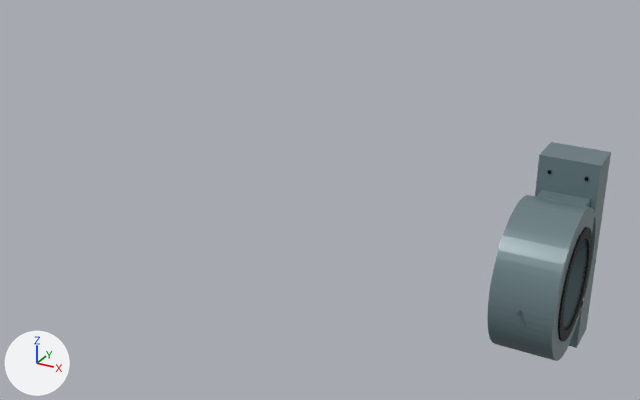
The OBJ model models/main_shaft/main_bearing.obj: old version first, new version second.
One viewpoint serves both versions: a 50 mm camera at (1.46, -6.37, 3.43) aimed at (-2.21, 0.3, 0.09). The lights are fixed; the arrows at lower left show +X, +Y and +Z. The first picture is the older version. Where no turn or scale is listed for an object, it has been applied to the vertices.

The first picture shows 'main_bearing'.
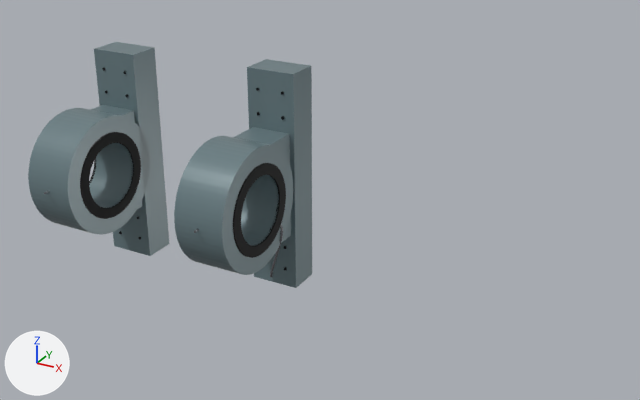
What changed in the scene script:
```text
Change me_main_bearing:
    used by ob_main_bearing; location = (0.0, 0.0, 0.0)
    remove me_main_bearing.from_pydata(...)  # 1178 vertices, 2288 faces; spans x -0.26..0.29, y -0.67..0.8, z -0.85..0.85
    add me_main_bearing.from_pydata(...)  # 2200 vertices, 4288 faces; spans x -5.03..-2.66, y -0.67..1.0, z -1.15..1.15
    me_main_bearing part 1: a new loose piece, a box spanning x -3.21..-2.69, y 0.65..1.0, z -1.15..1.15, in mat_gear_paint (greyish cyan #6b7f85)
    me_main_bearing part 2: the loose piece of 54 vertices spanning x -0.2..0.2, y 0.24..0.8, z -0.55..0.55 is moved by (-4.75, 0.0, 0.0)
    me_main_bearing part 3: a new loose piece, a box spanning x -5.01..-4.49, y 0.49..0.84, z -1.15..1.15, in mat_gear_paint (greyish cyan #6b7f85)
    me_main_bearing part 4: a new loose piece of 256 vertices spanning x -3.21..-2.69, y -0.62..0.62, z -0.62..0.62, in mat_gear_paint (greyish cyan #6b7f85)
    me_main_bearing part 5: a new loose piece of 256 vertices spanning x -2.7..-2.67, y -0.45..0.45, z -0.45..0.45, in mat_rubber (black #121212)
    me_main_bearing part 6: a new loose piece of 256 vertices spanning x -5.01..-4.49, y -0.62..0.62, z -0.62..0.62, in mat_gear_paint (greyish cyan #6b7f85)
    me_main_bearing part 7: a new loose piece of 256 vertices spanning x -5.03..-4.99, y -0.45..0.45, z -0.45..0.45, in mat_rubber (black #121212)
    me_main_bearing part 8: a new loose piece of 256 vertices spanning x -4.51..-4.47, y -0.45..0.45, z -0.45..0.45, in mat_rubber (black #121212)
    me_main_bearing part 9: a new loose piece of 156 vertices spanning x -2.86..-2.66, y 0.34..0.44, z -0.96..-0.29, in mat_pipe_steel (grey #99999e)
    me_main_bearing part 10: a new loose piece of 54 vertices spanning x -3.16..-2.74, y 0.24..0.95, z -0.55..0.55, in mat_gear_paint (greyish cyan #6b7f85)
    me_main_bearing part 11: the loose piece of 256 vertices spanning x -0.25..0.25, y -0.62..0.62, z -0.62..0.62 is deleted
    me_main_bearing part 12: the loose piece of 256 vertices spanning x 0.23..0.26, y -0.46..0.46, z -0.46..0.46 is deleted
    me_main_bearing part 13: the loose piece of 156 vertices spanning x 0.11..0.29, y 0.2..0.36, z -0.71..-0.29 is deleted
    me_main_bearing part 14: the loose piece of 8 vertices spanning x -0.25..0.25, y 0.45..0.8, z -0.85..0.85 is deleted
    other edits to the shape of me_main_bearing do not show in these pictures
```

What differs and where, as boxes (x1, y1, x2, y2) in the pictures (640 x 400 px; the box of a moved part takes in the faces that stretch with it):
'main_bearing', reshaped (128% wider, 12% taller)
    before: (487, 142, 611, 361)
    after: (28, 42, 312, 288)
part 1 of me_main_bearing, added
    after: (247, 59, 312, 288)
part 2 of me_main_bearing, moved or reshaped
    before: (536, 190, 590, 207)
    after: (91, 105, 142, 209)
part 3 of me_main_bearing, added
    after: (94, 42, 169, 256)
part 4 of me_main_bearing, added
    after: (174, 136, 293, 275)
part 5 of me_main_bearing, added (black)
    after: (233, 163, 286, 258)
part 6 of me_main_bearing, added
    after: (28, 108, 150, 235)
part 7 of me_main_bearing, added (mostly hidden)
    after: (89, 158, 96, 185)
part 8 of me_main_bearing, added (black)
    after: (80, 132, 141, 219)
part 9 of me_main_bearing, added
    after: (270, 225, 283, 277)
part 10 of me_main_bearing, added
    after: (233, 127, 291, 243)
part 11 of me_main_bearing, deleted
    before: (487, 195, 596, 361)
part 12 of me_main_bearing, deleted (black)
    before: (558, 227, 592, 342)
part 13 of me_main_bearing, deleted
    before: (577, 298, 585, 318)
part 14 of me_main_bearing, deleted
    before: (535, 142, 611, 348)
